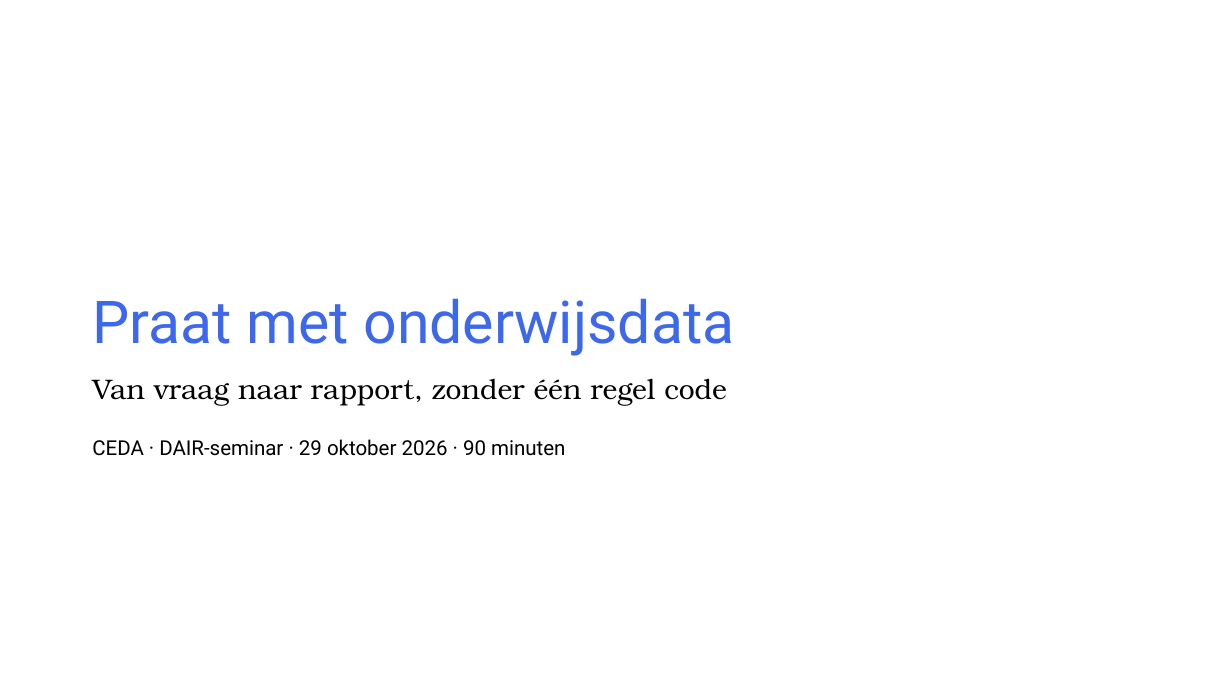
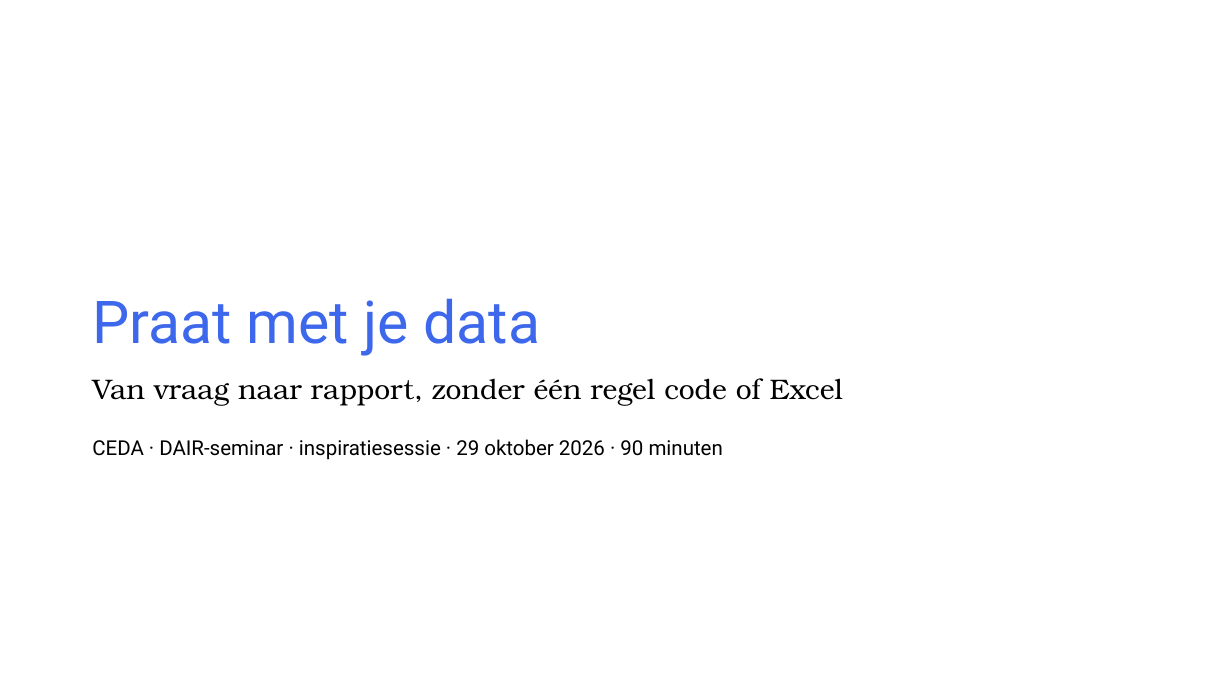
Before and after one commit to cedanl/clidev-presentaties, a slide deck: slide 1 of exports/261029_dair_onderwijsdata/261029_dair_onderwijsdata.pptx. Drawn at 1232x693 pixels with LibreOffice and Linux fonts; fonts in the diff are those of the drawing; background and template pictures are left out. Boxes give left, top, right and bottom in pixels: in the first picture for what was removed or moved away, otherwise in the second. Text is boxed around its words. In the diff, an @@ line names an element or a change of style, - is before the commit and + after.

```diff
--- a/exports/261029_dair_onderwijsdata/261029_dair_onderwijsdata.pptx
+++ b/exports/261029_dair_onderwijsdata/261029_dair_onderwijsdata.pptx
@@ text at (92, 298, 540, 356): text changed @@
-Praat met onderwijsdata
+Praat met je data
@@ text at (92, 378, 843, 406): text changed @@
-Van vraag naar rapport, zonder één regel code
+Van vraag naar rapport, zonder één regel code of Excel
@@ text at (92, 439, 723, 460): text changed @@
-CEDA · DAIR-seminar · 29 oktober 2026 · 90 minuten
+CEDA · DAIR-seminar · inspiratiesessie · 29 oktober 2026 · 90 minuten
```
Also in this commit, not shown: 15 other slides changed, 4 slides added, 4 slides removed, 2 other files.
